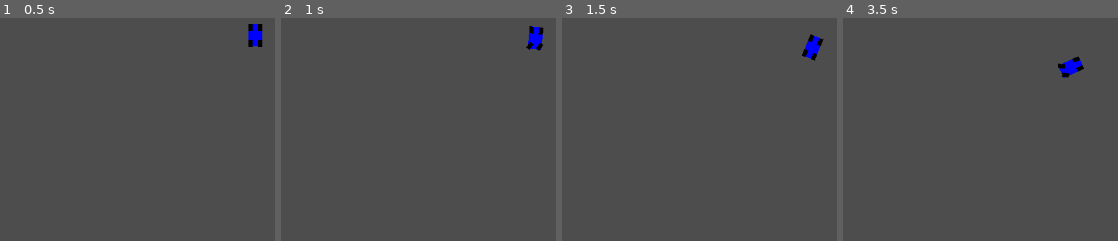
Above: before the commit, frames 1-4 (left to right).
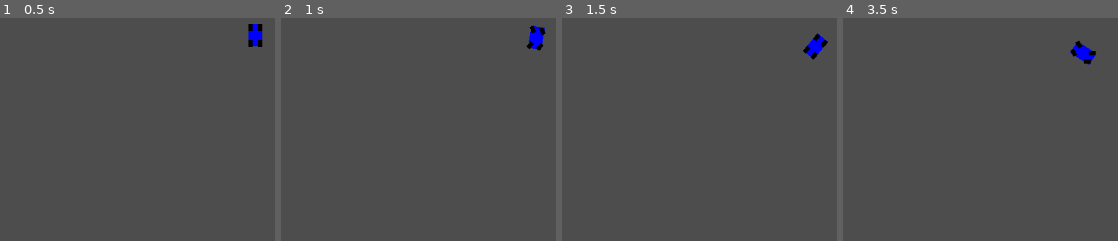
Above: after the commit, the same moments.

Repository: Dechode/Godot-Top-Down-2D-Vehicle
Game: Godot game, scene res://main.tscn
Two runs of this game, one before a commit and one after it. Both use one fixed random seed, a clock stepped at 60 frames per second and the inputs below.
Inputs:
- Up to frame 1 (0.5 s): no input
- Up to frame 2 (1 s): tap Enter at 0.5 s; hold Right (turn_right) from 0.53 s (still down); hold Up (throttle) from 0.53 s (still down)
- Up to frame 3 (1.5 s): release Right (turn_right) at 1.28 s; release Up (throttle) at 1.28 s; hold Down (brake) from 1.28 s (still down); tap Up (throttle) at 1.35 s
- Up to frame 4 (3.5 s): tap Space at 2 s; release Down (brake) at 2.03 s; hold Up (throttle) 2.03-2.78 s; hold Right (turn_right) from 2.03 s (still down); tap Up (throttle) at 2.85 s

Frame 1 is identical in both runs. In frame 2, 0.2% of the frame differs, in the area x 89-97%, y 3-15%; in frame 3, 0.4%; in frame 4, 1.1%, in the area x 78-93%, y 10-27%.

Commit message:
Add friction variable, make it possible to have 4 wheel steering

Diff:
--- a/vehicle_2d.gd
+++ b/vehicle_2d.gd
@@ -31,7 +31,10 @@
 
 	for wheel in wheels:
 		if wheel.steering:
-			wheel.rotation = steering * deg_to_rad(max_steer_angle)
+			if wheel.position.y < 0:
+				wheel.rotation = -steering * deg_to_rad(max_steer_angle)
+			else:
+				wheel.rotation = steering * deg_to_rad(max_steer_angle)
 		if wheel.traction:
 			driving_wheels.append(wheel)
 
--- a/vehicle_2d.tscn
+++ b/vehicle_2d.tscn
@@ -28,6 +28,8 @@
 position = Vector2(-7, -11)
 script = ExtResource("3_5ygrn")
 traction = true
+steering = true
+friction = 5.0
 
 [node name="MeshInstance2D" type="MeshInstance2D" parent="WheelBR"]
 modulate = Color(0, 0, 0, 1)
@@ -37,6 +39,8 @@
 position = Vector2(7, -11)
 script = ExtResource("3_5ygrn")
 traction = true
+steering = true
+friction = 5.0
 
 [node name="MeshInstance2D" type="MeshInstance2D" parent="WheelBL"]
 modulate = Color(0, 0, 0, 1)
@@ -47,6 +51,7 @@
 script = ExtResource("3_5ygrn")
 traction = true
 steering = true
+friction = 5.0
 
 [node name="MeshInstance2D" type="MeshInstance2D" parent="WheelFR"]
 modulate = Color(0, 0, 0, 1)
@@ -57,6 +62,7 @@
 script = ExtResource("3_5ygrn")
 traction = true
 steering = true
+friction = 5.0
 
 [node name="MeshInstance2D" type="MeshInstance2D" parent="WheelFL"]
 modulate = Color(0, 0, 0, 1)
--- a/wheel.gd
+++ b/wheel.gd
@@ -6,6 +6,9 @@
 
 @export var traction := false
 @export var steering := false
+
+# For some reason has to be set high or it would have very little friction
+@export var friction := 3.0
 
 var prev_pos := Vector2.ZERO
 var peak_slip_angle := 0.1
@@ -24,8 +27,8 @@
 	var slip_angle := (global_position - prev_pos).angle_to(global_transform.y)
 	var slip_angle_factor: float = abs(slip_angle) / peak_slip_angle
 
-	lat_force = clamp(slip_angle_factor, -1, 1) * car.mass * sign(slip_angle) * 2.0
-
+	lat_force = clamp(slip_angle_factor, -1, 1) * car.mass * sign(slip_angle) * friction
+	# Longitudinal force is handled by the vehicle script
 	car.apply_force(-lat_force * global_transform.x, global_position - car.global_position)
 
 	prev_pos = global_position
